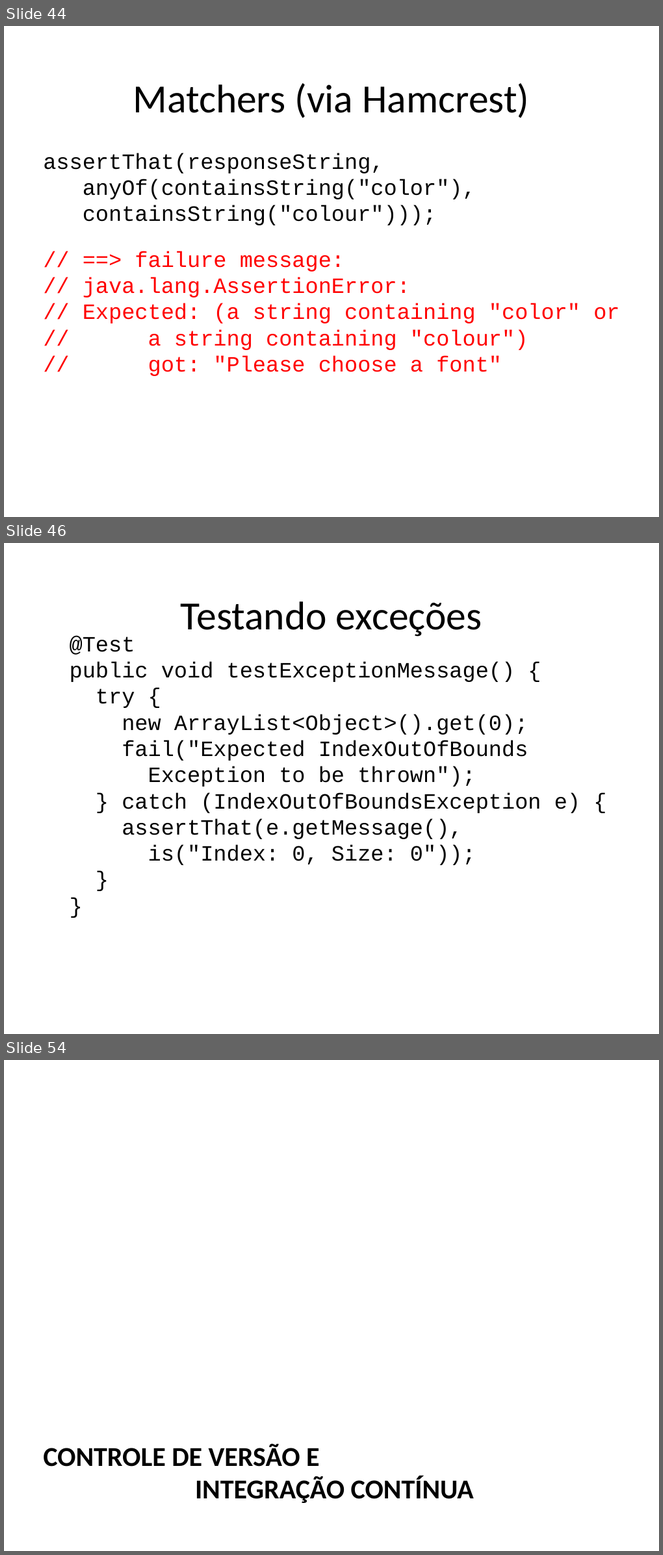
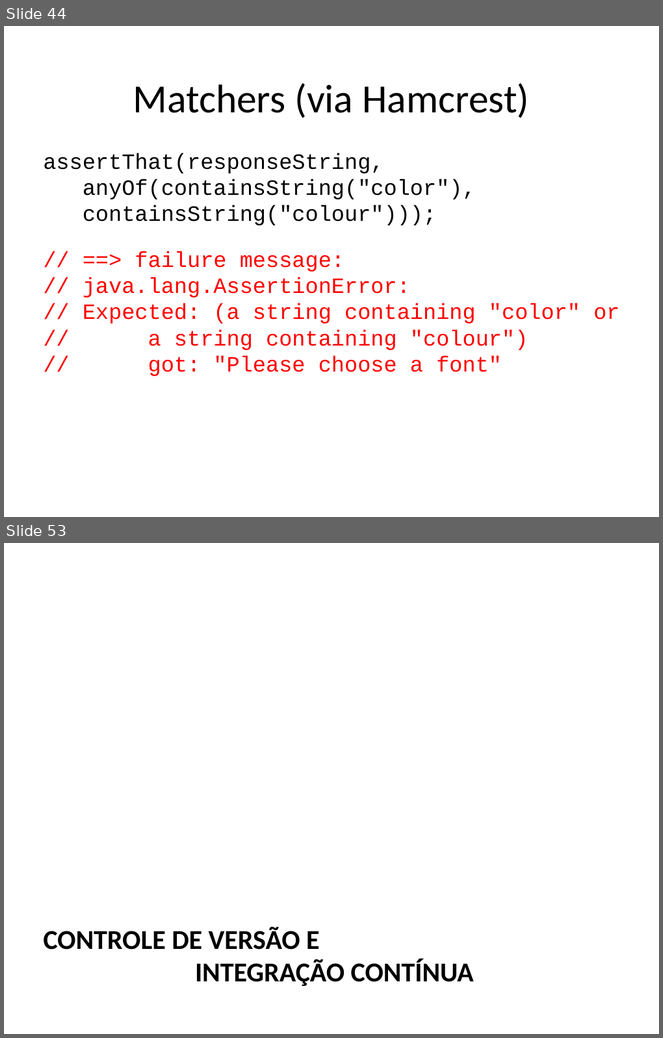
Before and after one commit to STAR-RG/testing-cin, a slide deck: slides.pptx. Shown one above the other, each under a label of ours: slides 44, 46 and 54 before the commit, slides 44 and 53 after it; the slides between them are not shown. The pictures are 663x1555 and 663x1038 pixels, drawn with LibreOffice and Linux fonts; fonts in the diff are those of the drawing. Boxes give left, top, right and bottom in pixels: in the first picture for what was removed or moved away, otherwise in the second. Text is boxed around its words. In the diff, an @@ line names an element or a change of style, - is before the commit and + after.

```diff
--- a/slides.pptx
+++ b/slides.pptx
@@ slide 46 removed at bbox=[4, 543, 659, 1034], background #FFFFFF @@
@@ text removed at bbox=[181, 601, 482, 637] @@
-Testando exceções
@@ text removed at bbox=[70, 635, 581, 865] @@
-@Test
-public void testExceptionMessage() {
-try {
-new ArrayList<Object>().get(0);
-fail("Expected IndexOutOfBounds
-Exception to be thrown");
-} catch (IndexOutOfBoundsException e) {
-assertThat(e.getMessage(),
-is("Index: 0, Size: 0"));
-}
-}
@@ what was slide 54 is now slide 53 @@
```
Also in this commit, not shown: 9 slides changed, 3 slides added, 3 other slides removed.
